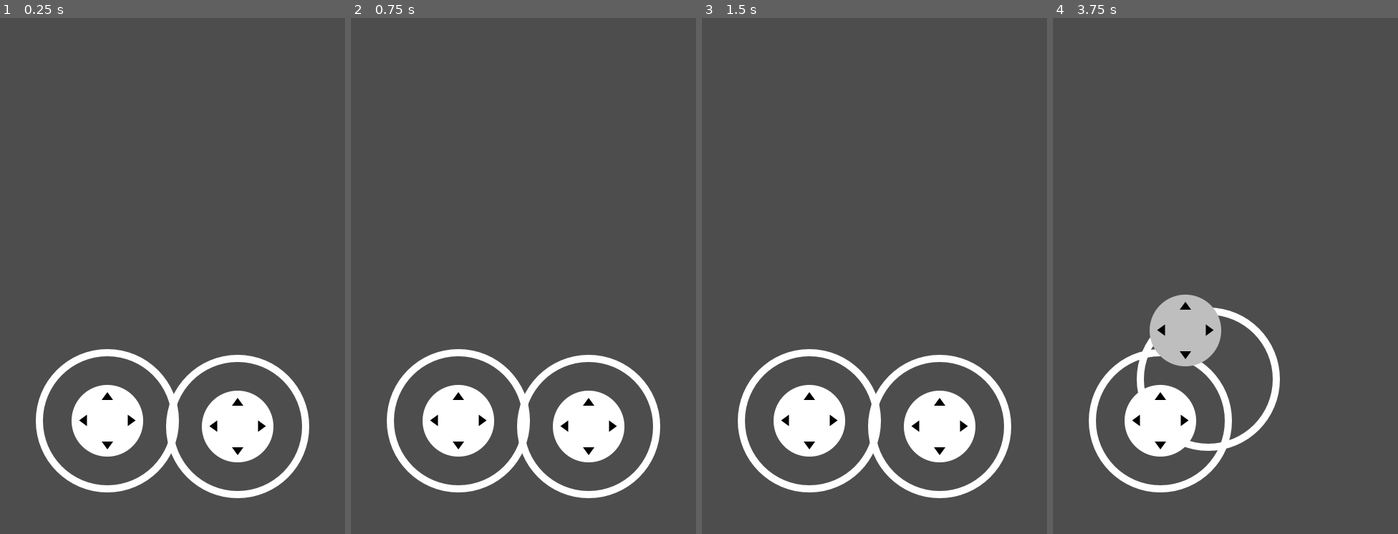
Above: before the commit, frames 1-4 (left to right).
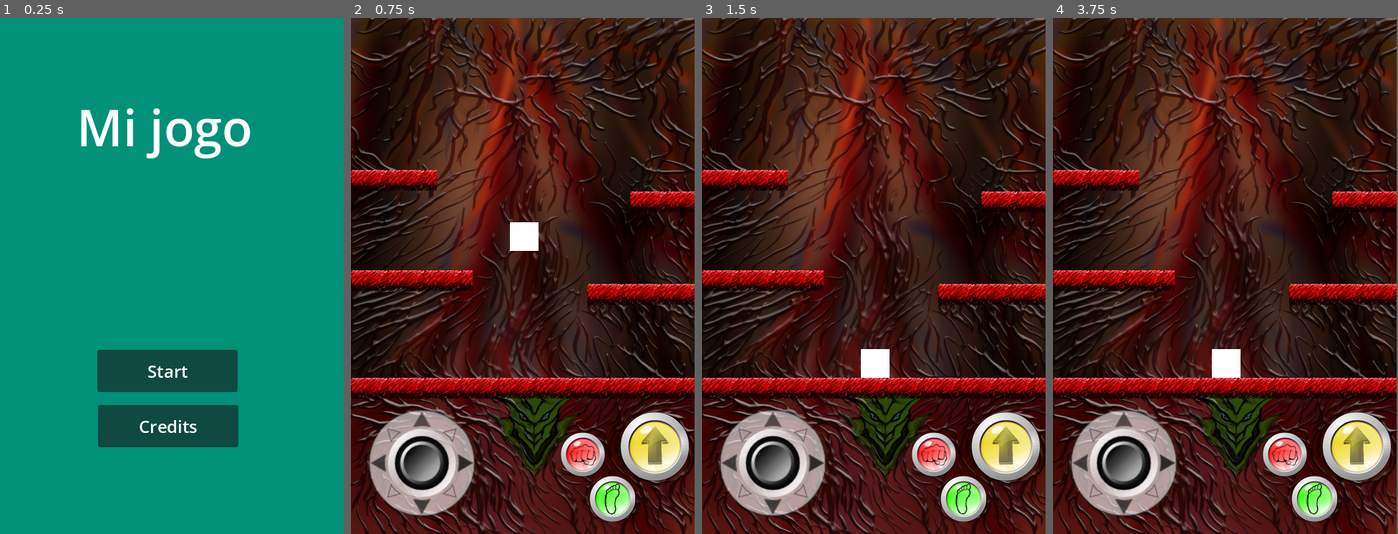
Above: after the commit, the same moments.

Repository: FedericoCara/godot-practice
Game: Godot game, scene res://home_menu/home_menu.tscn
Two runs of this game, one before a commit and one after it. Both use one fixed random seed, a clock stepped at 60 frames per second and the inputs below. Before the commit the project starts from res://addons/virtual_joystick/test/test.tscn. The engine's default icon, where the game draws it, is replaced by a stand-in: a white triangle on a blue panel in a dark square.
Inputs (mouse positions are in pixels of both pictures, inside the frame that each line leads up to):
- Up to frame 1 (0.25 s): no input
- Up to frame 2 (0.75 s): click (520, 368) at 0.5 s, where only the run after the commit has a clickable "Start"
- Up to frame 3 (1.5 s): move the mouse to (950, 250) at 1.27 s; hold Right (ui_right) from 1.28 s (still down); click (950, 250) at 1.42 s
- Up to frame 4 (3.75 s): release Right (ui_right) at 2 s; tap Enter at 2, 3.5 s; drag from (1156, 301) to (1208, 379) at 2.02 s; tap Space at 2.75 s; move the mouse to (1260, 162) at 2.77 s; hold Right (ui_right) 2.78-3.5 s; drag from (1208, 379) to (1122, 198) at 3.52 s
In our replay, the window is 482x720 before the commit and 480x720 after it. These sizes can differ from the game's own. Grey fills any space a smaller window leaves; there, only what the larger window draws over its background counts as a difference.

The runs differ from the first frame. In frame 1, 100% of the frame differs, in the area x 0-100%, y 0-100%; in frame 2, 97%; in frame 3, 97%; in frame 4, 97%.

Commit message:
addedfloor

Diff:
--- a/UI/joystick.tscn
+++ b/UI/joystick.tscn
@@ -9,20 +9,25 @@
 anchors_preset = 2
 anchor_top = 1.0
 anchor_bottom = 1.0
-offset_top = -308.0
-offset_right = 128.0
-offset_bottom = -180.0
+offset_left = 27.0
+offset_top = -173.0
+offset_right = 177.0
+offset_bottom = -23.0
 grow_vertical = 0
 script = ExtResource("1_413m4")
 
 [node name="Base" type="TextureRect" parent="."]
 layout_mode = 1
-anchors_preset = 4
+anchors_preset = 8
+anchor_left = 0.5
 anchor_top = 0.5
+anchor_right = 0.5
 anchor_bottom = 0.5
-offset_top = -64.0
-offset_right = 128.0
-offset_bottom = 64.0
+offset_left = -82.0
+offset_top = -82.0
+offset_right = 82.0
+offset_bottom = 82.0
+grow_horizontal = 2
 grow_vertical = 2
 pivot_offset = Vector2(64, 64)
 mouse_force_pass_scroll_events = false
@@ -36,10 +41,10 @@
 anchor_top = 0.5
 anchor_right = 0.5
 anchor_bottom = 0.5
-offset_left = -32.0
-offset_top = -32.0
-offset_right = 32.0
-offset_bottom = 32.0
+offset_left = -40.0
+offset_top = -40.0
+offset_right = 40.0
+offset_bottom = 40.0
 grow_horizontal = 2
 grow_vertical = 2
 pivot_offset = Vector2(32, 32)
--- a/UI/ui.tscn
+++ b/UI/ui.tscn
@@ -1,9 +1,10 @@
-[gd_scene load_steps=7 format=3 uid="uid://3ypt10ksup0s"]
+[gd_scene load_steps=8 format=3 uid="uid://3ypt10ksup0s"]
 
 [ext_resource type="Texture2D" uid="uid://12ex2oki561b" path="res://assets/ui/jump_normal.tres" id="1_nm1m0"]
 [ext_resource type="Texture2D" uid="uid://cle0vt3wdj6j5" path="res://assets/ui/jump_pressed.tres" id="2_c7tqi"]
 [ext_resource type="Texture2D" uid="uid://cyk4swhqos57t" path="res://assets/ui/kick_normal.tres" id="3_cbfhl"]
 [ext_resource type="Texture2D" uid="uid://ol7fdfqithek" path="res://assets/ui/puch_normal.tres" id="4_4fiuh"]
+[ext_resource type="Texture2D" uid="uid://b8wexuinkra3i" path="res://assets/ui/kick_pressed.tres" id="4_c7tqi"]
 [ext_resource type="Texture2D" uid="uid://1lsqpc0mweyv" path="res://assets/ui/puch_pressed.tres" id="5_h81ot"]
 [ext_resource type="PackedScene" uid="uid://clj4bfcni8qlb" path="res://UI/joystick.tscn" id="6_6rr40"]
 
@@ -23,7 +24,7 @@
 [node name="TouchScreenButton2" type="TouchScreenButton" parent="."]
 position = Vector2(333, 641)
 texture_normal = ExtResource("3_cbfhl")
-texture_pressed = ExtResource("3_cbfhl")
+texture_pressed = ExtResource("4_c7tqi")
 
 [node name="TouchScreenButton3" type="TouchScreenButton" parent="."]
 position = Vector2(284, 578)
@@ -32,7 +33,3 @@
 
 [node name="joystick" parent="." instance=ExtResource("6_6rr40")]
 layout_mode = 1
-offset_left = 39.0
-offset_top = -153.0
-offset_right = 167.0
-offset_bottom = -25.0
--- a/credits/credits.tscn
+++ b/credits/credits.tscn
@@ -34,8 +34,13 @@
 grow_horizontal = 2
 grow_vertical = 2
 theme_override_font_sizes/font_size = 32
-text = "Federico Cara
-Pepe Mandiola"
+text = "Adán Gabiola
+Federico Cara
+Fernando Rodriguez Catón
+Florencia Giomi
+Germán Moltó
+Martín Gerónimo González
+"
 horizontal_alignment = 1
 vertical_alignment = 1
 
--- a/game/game.tscn
+++ b/game/game.tscn
@@ -1,15 +1,19 @@
-[gd_scene load_steps=9 format=3 uid="uid://co4jf04cananr"]
+[gd_scene load_steps=11 format=3 uid="uid://co4jf04cananr"]
 
 [ext_resource type="Texture2D" uid="uid://dyvnrhwvau25l" path="res://assets/background.png" id="1_l1rk1"]
-[ext_resource type="Texture2D" uid="uid://12ex2oki561b" path="res://assets/ui/jump_normal.tres" id="2_u5opy"]
-[ext_resource type="Texture2D" uid="uid://cle0vt3wdj6j5" path="res://assets/ui/jump_pressed.tres" id="3_y36n6"]
-[ext_resource type="Texture2D" uid="uid://cyk4swhqos57t" path="res://assets/ui/kick_normal.tres" id="5_j8tme"]
-[ext_resource type="Texture2D" uid="uid://ol7fdfqithek" path="res://assets/ui/puch_normal.tres" id="6_3vho3"]
-[ext_resource type="Texture2D" uid="uid://1lsqpc0mweyv" path="res://assets/ui/puch_pressed.tres" id="7_qf6n1"]
-[ext_resource type="PackedScene" uid="uid://clj4bfcni8qlb" path="res://UI/joystick.tscn" id="8_y36n6"]
+[ext_resource type="PackedScene" uid="uid://3ypt10ksup0s" path="res://UI/ui.tscn" id="2_vasa2"]
+[ext_resource type="PackedScene" uid="uid://b14k8epe5xeon" path="res://level/floor.tscn" id="3_y36n6"]
+[ext_resource type="Texture2D" uid="uid://vf16ye2cnlvv" path="res://Captura de pantalla 2026-01-30 004222.png" id="4_dxrkv"]
+[ext_resource type="PackedScene" uid="uid://di6hdud4s8c5i" path="res://level/floor_2.tscn" id="4_l8g03"]
+[ext_resource type="PackedScene" uid="uid://dwdy8vly1k3iu" path="res://level/floor_3.tscn" id="5_j8tme"]
+[ext_resource type="PackedScene" uid="uid://dxdha827w7mwb" path="res://level/floor_4.tscn" id="6_3vho3"]
+[ext_resource type="PackedScene" uid="uid://bk7ise8mcfvye" path="res://level/floor_main.tscn" id="7_qf6n1"]
 
 [sub_resource type="RectangleShape2D" id="RectangleShape2D_vasa2"]
 size = Vector2(1194, 20)
+
+[sub_resource type="RectangleShape2D" id="RectangleShape2D_y36n6"]
+size = Vector2(40, 40)
 
 [node name="Game" type="Node"]
 
@@ -23,32 +27,75 @@
 texture = ExtResource("1_l1rk1")
 centered = false
 
-[node name="UI" type="Control" parent="."]
-layout_mode = 3
-anchors_preset = 15
-anchor_right = 1.0
-anchor_bottom = 1.0
+[node name="UI" parent="." instance=ExtResource("2_vasa2")]
+metadata/_edit_lock_ = true
+
+[node name="TouchScreenButton" parent="UI" index="0"]
+position = Vector2(376, 550)
+
+[node name="TouchScreenButton2" parent="UI" index="1"]
+position = Vector2(333, 639)
+
+[node name="TouchScreenButton3" parent="UI" index="2"]
+position = Vector2(292, 577)
+
+[node name="joystick" parent="UI" index="3"]
+offset_left = 23.0
+offset_top = -175.0
+offset_right = 175.0
+offset_bottom = -23.0
+
+[node name="Base" parent="UI/joystick" index="0"]
+anchors_preset = 8
+anchor_left = 0.5
+anchor_right = 0.5
+offset_left = -80.0
+offset_top = -80.0
+offset_right = 80.0
+offset_bottom = 80.0
 grow_horizontal = 2
-grow_vertical = 2
 
-[node name="TouchScreenButton" type="TouchScreenButton" parent="UI"]
-position = Vector2(378, 552)
-texture_normal = ExtResource("2_u5opy")
-texture_pressed = ExtResource("3_y36n6")
+[node name="Tip" parent="UI/joystick/Base" index="0"]
+offset_left = -38.0
+offset_top = -38.0
+offset_right = 38.0
+offset_bottom = 38.0
 
-[node name="TouchScreenButton2" type="TouchScreenButton" parent="UI"]
-position = Vector2(333, 641)
-texture_normal = ExtResource("5_j8tme")
-texture_pressed = ExtResource("5_j8tme")
+[node name="Floor" parent="." instance=ExtResource("3_y36n6")]
+position = Vector2(435, 257)
 
-[node name="TouchScreenButton3" type="TouchScreenButton" parent="UI"]
-position = Vector2(284, 578)
-texture_normal = ExtResource("6_3vho3")
-texture_pressed = ExtResource("7_qf6n1")
+[node name="Floor2" parent="." instance=ExtResource("4_l8g03")]
+position = Vector2(408, 386)
 
-[node name="joystick" parent="UI" instance=ExtResource("8_y36n6")]
-layout_mode = 1
-offset_left = 39.0
-offset_top = -153.0
-offset_right = 167.0
-offset_bottom = -25.0
+[node name="Floor3" parent="." instance=ExtResource("5_j8tme")]
+position = Vector2(87, 367)
+
+[node name="Floor4" parent="." instance=ExtResource("6_3vho3")]
+position = Vector2(62, 227)
+
+[node name="FloorMain" parent="." instance=ExtResource("7_qf6n1")]
+position = Vector2(242, 517)
+
+[node name="RigidBody2D" type="RigidBody2D" parent="."]
+position = Vector2(242, 292)
+
+[node name="ColorRect" type="ColorRect" parent="RigidBody2D"]
+offset_left = -20.0
+offset_top = -19.0
+offset_right = 20.0
+offset_bottom = 21.0
+
+[node name="CollisionShape2D" type="CollisionShape2D" parent="RigidBody2D"]
+position = Vector2(0, 1)
+shape = SubResource("RectangleShape2D_y36n6")
+
+[node name="CapturaDePantalla20260130004222" type="Sprite2D" parent="."]
+visible = false
+modulate = Color(1, 1, 1, 0.6117647)
+position = Vector2(239, 359)
+scale = Vector2(0.8987838, 0.8987838)
+texture = ExtResource("4_dxrkv")
+metadata/_edit_lock_ = true
+
+[editable path="UI"]
+[editable path="UI/joystick"]
--- a/home_menu/home_menu.tscn
+++ b/home_menu/home_menu.tscn
@@ -22,9 +22,9 @@
 
 [node name="StartButton" type="Button" parent="."]
 layout_mode = 0
-offset_left = 497.0
+offset_left = 136.0
 offset_top = 463.0
-offset_right = 693.0
+offset_right = 332.0
 offset_bottom = 522.0
 
 [node name="Label" type="Label" parent="StartButton"]
@@ -47,9 +47,9 @@
 
 [node name="CreditsButton" type="Button" parent="."]
 layout_mode = 0
-offset_left = 498.0
+offset_left = 137.0
 offset_top = 540.0
-offset_right = 694.0
+offset_right = 333.0
 offset_bottom = 599.0
 
 [node name="Label" type="Label" parent="CreditsButton"]
@@ -72,10 +72,10 @@
 
 [node name="Label" type="Label" parent="."]
 layout_mode = 0
-offset_left = 472.0
-offset_top = 109.0
-offset_right = 718.0
-offset_bottom = 205.0
+offset_left = 107.0
+offset_top = 104.0
+offset_right = 353.0
+offset_bottom = 200.0
 theme_override_font_sizes/font_size = 70
 text = "Mi jogo"
 horizontal_alignment = 1
--- /dev/null
+++ b/level/floor.tscn
@@ -0,0 +1,15 @@
+[gd_scene load_steps=3 format=3 uid="uid://b14k8epe5xeon"]
+
+[ext_resource type="Texture2D" uid="uid://dpxk2ttd1s0mc" path="res://assets/level/suelo90x30.png" id="1_126lq"]
+
+[sub_resource type="RectangleShape2D" id="RectangleShape2D_126lq"]
+size = Vector2(90, 28)
+
+[node name="Floor" type="StaticBody2D"]
+
+[node name="Suelo90x30" type="Sprite2D" parent="."]
+texture = ExtResource("1_126lq")
+
+[node name="CollisionShape2D" type="CollisionShape2D" parent="."]
+position = Vector2(0, -1)
+shape = SubResource("RectangleShape2D_126lq")
--- /dev/null
+++ b/level/floor_2.tscn
@@ -0,0 +1,16 @@
+[gd_scene load_steps=3 format=3 uid="uid://di6hdud4s8c5i"]
+
+[ext_resource type="Texture2D" uid="uid://yh0rjqsiok1" path="res://assets/level/suelo150x30.png" id="1_xy4uu"]
+
+[sub_resource type="RectangleShape2D" id="RectangleShape2D_3p21c"]
+size = Vector2(150, 28)
+
+[node name="Floor2" type="StaticBody2D"]
+
+[node name="Suelo90x30" type="Sprite2D" parent="."]
+position = Vector2(-3, 0)
+texture = ExtResource("1_xy4uu")
+
+[node name="CollisionShape2D" type="CollisionShape2D" parent="."]
+position = Vector2(-3, -1)
+shape = SubResource("RectangleShape2D_3p21c")
--- /dev/null
+++ b/level/floor_3.tscn
@@ -0,0 +1,16 @@
+[gd_scene load_steps=3 format=3 uid="uid://dwdy8vly1k3iu"]
+
+[ext_resource type="Texture2D" uid="uid://7vvbhxhaolyw" path="res://assets/level/suelo170x30.png" id="1_3do7y"]
+
+[sub_resource type="RectangleShape2D" id="RectangleShape2D_b07ri"]
+size = Vector2(170, 28)
+
+[node name="Floor3" type="StaticBody2D"]
+
+[node name="Suelo90x30" type="Sprite2D" parent="."]
+position = Vector2(-2, 0)
+texture = ExtResource("1_3do7y")
+
+[node name="CollisionShape2D" type="CollisionShape2D" parent="."]
+position = Vector2(-2, -1)
+shape = SubResource("RectangleShape2D_b07ri")
--- /dev/null
+++ b/level/floor_4.tscn
@@ -0,0 +1,16 @@
+[gd_scene load_steps=3 format=3 uid="uid://dxdha827w7mwb"]
+
+[ext_resource type="Texture2D" uid="uid://du6yalx8oarln" path="res://assets/level/suelo120x30.png" id="1_k71ya"]
+
+[sub_resource type="RectangleShape2D" id="RectangleShape2D_6nibe"]
+size = Vector2(120, 28)
+
+[node name="Floor4" type="StaticBody2D"]
+
+[node name="Suelo90x30" type="Sprite2D" parent="."]
+position = Vector2(-2, 0)
+texture = ExtResource("1_k71ya")
+
+[node name="CollisionShape2D" type="CollisionShape2D" parent="."]
+position = Vector2(-2, -1)
+shape = SubResource("RectangleShape2D_6nibe")
--- /dev/null
+++ b/level/floor_main.tscn
@@ -0,0 +1,16 @@
+[gd_scene load_steps=3 format=3 uid="uid://bk7ise8mcfvye"]
+
+[ext_resource type="Texture2D" uid="uid://cy4cvopdup7i4" path="res://assets/level/suelo480x30.png" id="1_hpb63"]
+
+[sub_resource type="RectangleShape2D" id="RectangleShape2D_d8jr3"]
+size = Vector2(480, 28)
+
+[node name="FloorMain" type="StaticBody2D"]
+
+[node name="Suelo90x30" type="Sprite2D" parent="."]
+position = Vector2(-2, 0)
+texture = ExtResource("1_hpb63")
+
+[node name="CollisionShape2D" type="CollisionShape2D" parent="."]
+position = Vector2(-2, -1)
+shape = SubResource("RectangleShape2D_d8jr3")
--- a/project.godot
+++ b/project.godot
@@ -11,14 +11,16 @@
 [application]
 
 config/name="Practice"
-run/main_scene="uid://bq2sqb1u1l5ve"
+run/main_scene="uid://cr387n6yark08"
 config/features=PackedStringArray("4.5", "Forward Plus")
 config/icon="res://icon.svg"
 
 [display]
 
-window/size/viewport_width=482
+window/size/viewport_width=480
 window/size/viewport_height=720
+window/stretch/mode="viewport"
+window/handheld/orientation=1
 
 [input_devices]
 
Renamed: assets/suelo120x30.png -> assets/level/suelo120x30.png
Renamed: assets/suelo150x30.png -> assets/level/suelo150x30.png
Renamed: assets/suelo170x30.png -> assets/level/suelo170x30.png
Renamed: assets/suelo480x30.png -> assets/level/suelo480x30.png
Renamed: assets/suelo90x30.png -> assets/level/suelo90x30.png
